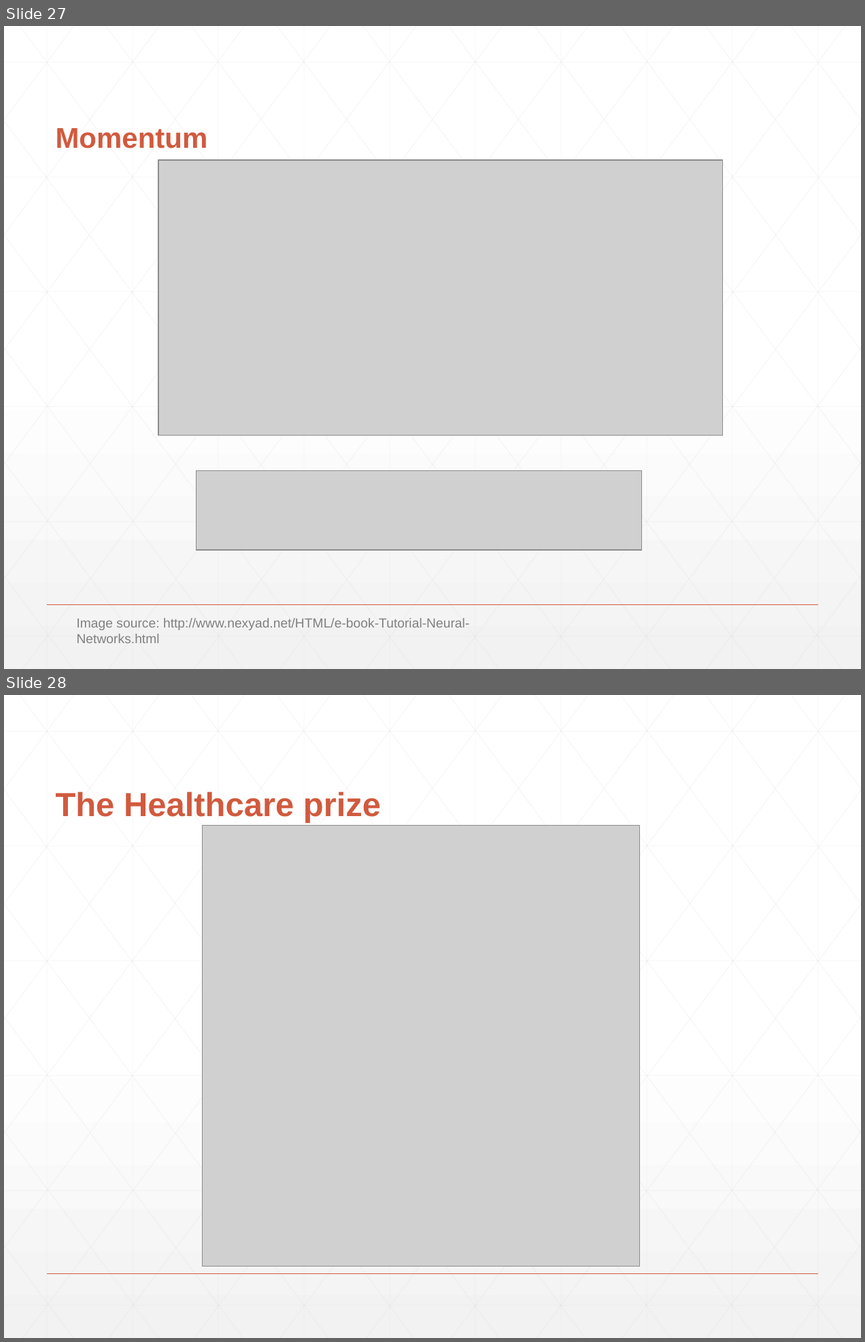
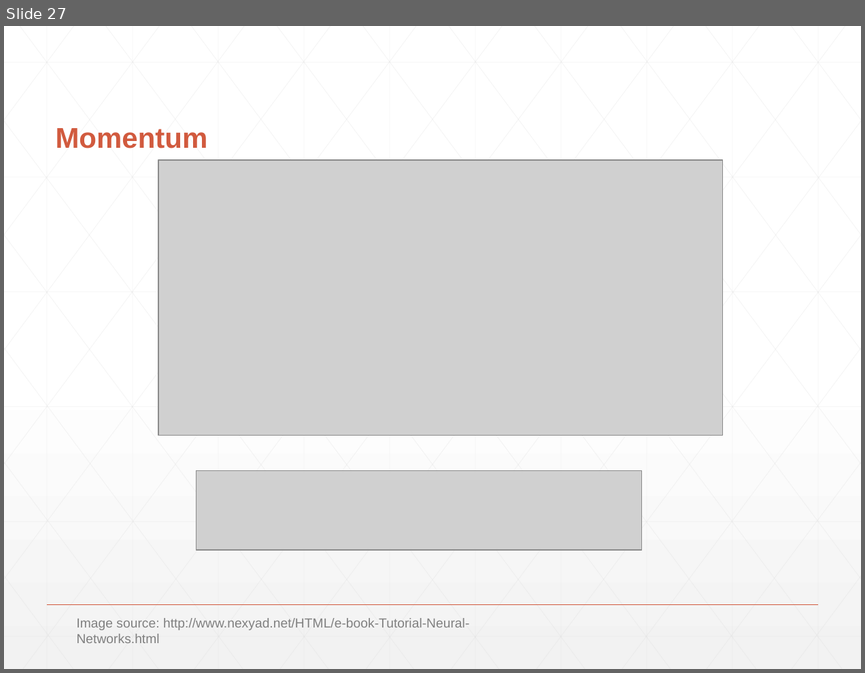
Before and after one commit to JaimeLennox/topicspresentation, a slide deck: Presentation.pptx. Shown one above the other, each under a label of ours: slides 27 and 28 before the commit, slide 27 after it. The pictures are 865x1342 and 865x673 pixels, drawn with LibreOffice and Linux fonts; fonts in the diff are those of the drawing; grey boxes stand for pictures. Boxes give left, top, right and bottom in pixels: in the first picture for what was removed or moved away, otherwise in the second. Text is boxed around its words. In the diff, an @@ line names an element or a change of style, - is before the commit and + after.

```diff
--- a/Presentation.pptx
+++ b/Presentation.pptx
@@ slide 28 removed at bbox=[4, 695, 861, 1338], background gradient #FFFFFF to #F2F2F2; not listed: 47 template elements that a slide beside it also shows @@
@@ title removed at bbox=[56, 792, 381, 823] @@
-The Healthcare prize
@@ picture removed at bbox=[202, 826, 640, 1266] @@
```
Also in this commit, not shown: 9 other files.
